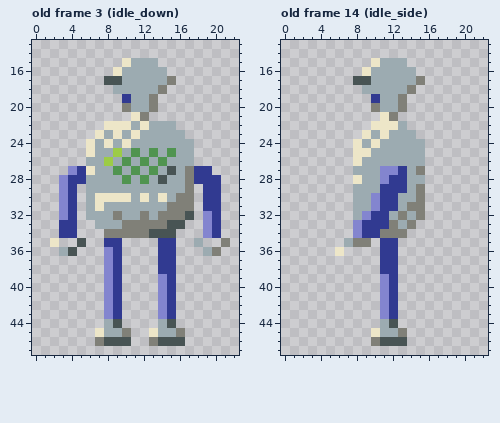
Pixel-art file, stored at resources/robot.aseprite. Above, as it was before the edit.
24x48 pixels, 34 frames. Shown: old frame 3 (idle_down): x 0..22, y 13..47; old frame 14 (idle_side): x 0..22, y 13..47. The commit also changed other frames, which this record leaves out.
And afterwards:
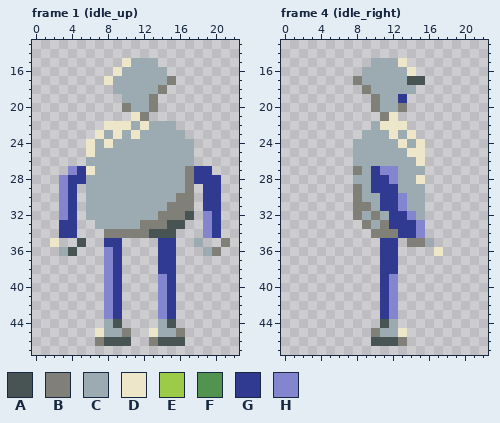
Palette (. is transparent): A #485454  B #808078  C #9cabb1  D #ede6c8  E #9ccc47  F #509450  G #313a91  H #8385cf
A new or re-ordered frame is compared with the old frame closest to it.
The exact change:
frames 34 -> 38
Frame 1 (idle_up) is new; against old frame 3 (idle_down), layer "Layer 2":
Colour A gives way to colour C in row 17 at x 9; in row 27 at x 15; in row 28 at x 14.
Colour B gives way to colour C in row 32 at x 9 and 12; in row 33 at x 10 to 11.
Colour D gives way to colour C in row 24 at x 10; in row 30 at x 7 to 10, 12 and 14; in row 31 at x 7.
Colour E gives way to colour C in row 25 at x 9; in row 26 at x 8.
Colour F gives way to colour C in row 25 at x 11, 13 and 15; in row 26 at x 10, 12 and 14; in row 27 at x 9, 11 and 13; in row 28 at x 10 and 12.
Colour G gives way to colour C in row 19 at x 10.
Colour A gives way to colour D in row 17 at x 8.
Frame 4 (idle_right) is new; against old frame 14 (idle_side), layer "Layer 2":
Colour B gives way to colour A in row 17 at x 15; in row 46 at x 10.
Colour C gives way to colour A in row 17 at x 14; in row 44 at x 11.
The edit adds colour B in row 35 at x 14 to 15.
Colour A gives way to colour B in row 17 at x 8; in row 46 at x 13.
Colour C gives way to colour B in row 18 at x 9; in row 27 at x 8; in rows 29 to 30 at x 8; in row 31 at x 8 to 9; in row 32 at x 8.
Colour D gives way to colour B in row 21 at x 11; in row 45 at x 10.
Colour G gives way to colour B in row 19 at x 10; in row 32 at x 10; in row 33 at x 9 and 11; in row 34 at x 10.
The edit adds colour C in row 35 at x 16.
Colour A gives way to colour C in row 17 at x 9; in row 44 at x 12.
Colour B gives way to colour C in row 18 at x 14; in row 27 at x 15; in rows 29 to 30 at x 15; in row 31 at x 14 to 15; in row 32 at x 15.
Colour D gives way to colour C in row 15 at x 10; in row 16 at x 9; in row 22 at x 10; in row 23 at x 9 and 11; in row 24 at x 8 and 10; in row 25 at x 8 to 9.
Colour D gives way to colour C in row 26 at x 8; in row 28 at x 8.
Colour G gives way to colour C in rows 27 to 29 at x 13; in row 32 at x 11; in row 33 at x 10.
Colour H gives way to colour C in rows 30 to 31 at x 10; in row 32 at x 9.
The edit adds colour D in row 36 at x 17.
Colour B gives way to colour D in row 21 at x 12; in row 45 at x 13.
Colour C gives way to colour D in row 15 at x 13; in row 16 at x 14; in row 22 at x 13; in row 23 at x 12 and 14; in row 24 at x 13 and 15; in row 25 at x 14 to 15.
Colour C gives way to colour D in row 26 at x 15; in row 28 at x 15.
The edit adds colour G in row 34 at x 14.
Colour B gives way to colour G in row 19 at x 13; in row 32 at x 13; in row 33 at x 12 and 14; in row 34 at x 13.
Colour C gives way to colour G in rows 27 to 29 at x 10; in row 32 at x 12; in row 33 at x 13.
Colour H gives way to colour G in row 28 at x 11; in rows 39 to 43 at x 11.
The edit adds colour H in rows 33 to 34 at x 15.
Colour C gives way to colour H in rows 30 to 31 at x 13; in row 32 at x 14.
Colour G gives way to colour H in row 28 at x 12; in rows 39 to 43 at x 12.
Colour B is gone in row 35 at x 8 to 9.
Colour C is gone in row 35 at x 7.
Colour D is gone in row 36 at x 6.
Colour G is gone in row 34 at x 9.
Colour H is gone in rows 33 to 34 at x 8.
